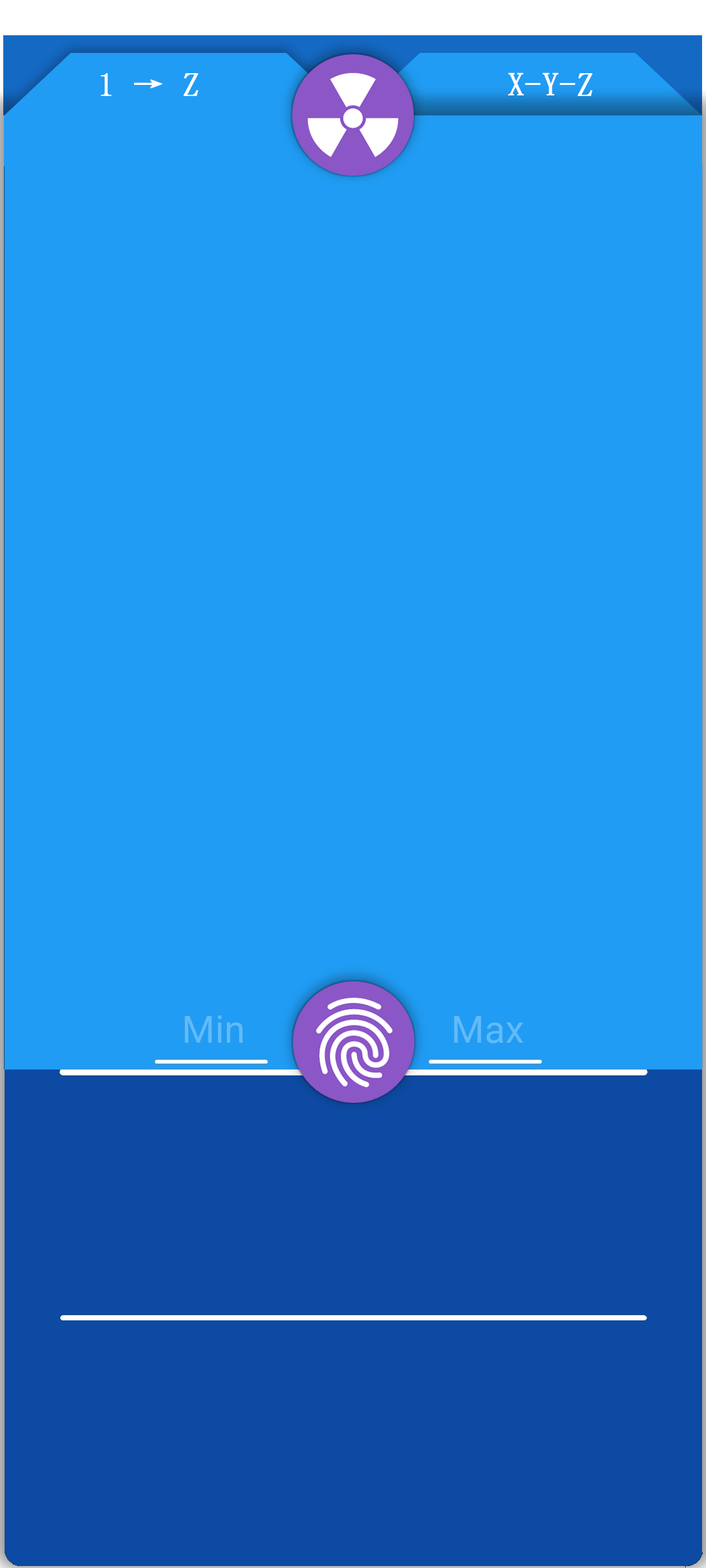
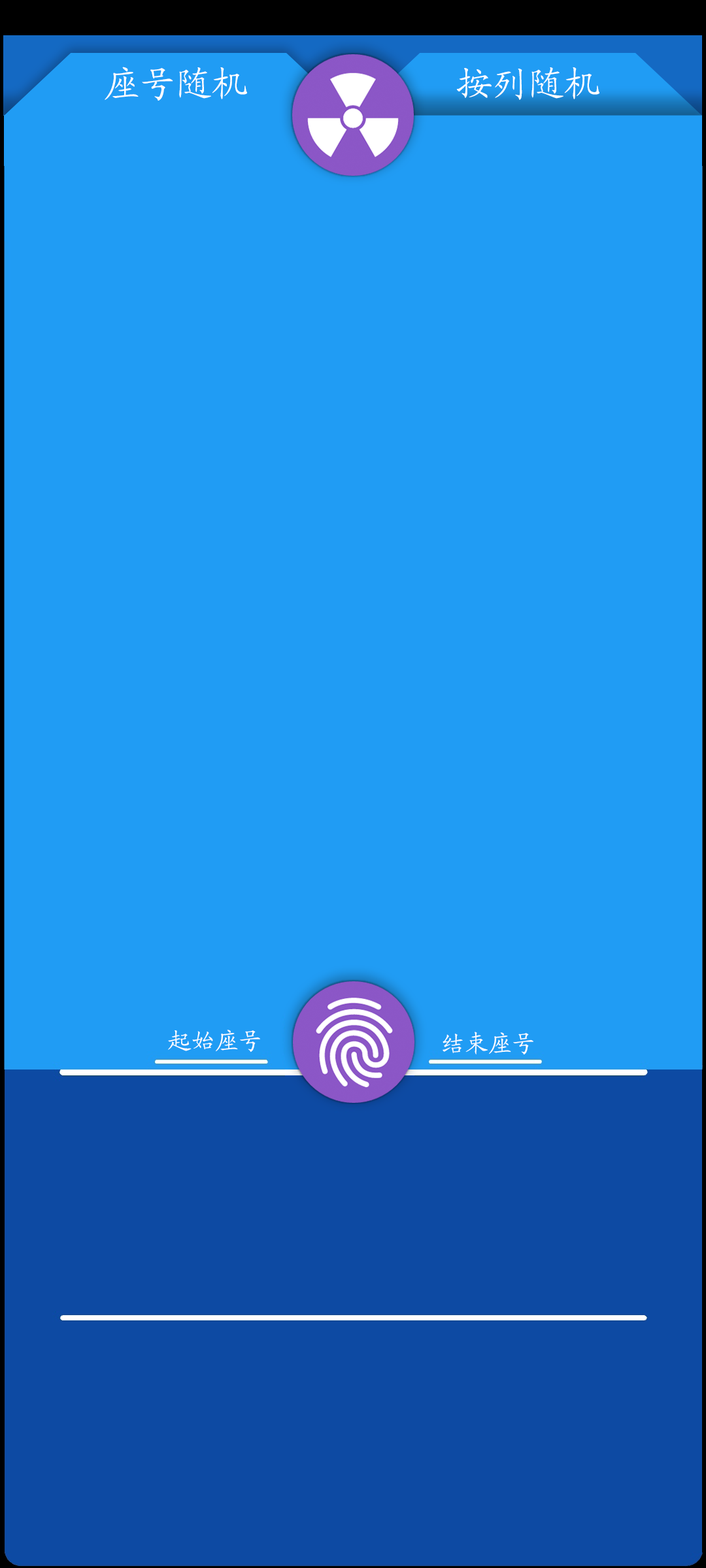
Layers edited between the first and the second 706 × 1568 image:
renamed "X-Y-Z" to "按列随机", painted on it over [456, 67, 600, 100]
renamed "1 → Z" to "座号随机", painted on it over [100, 66, 247, 101]
added layer "起始座号" above "结束座号" over [167, 1029, 261, 1052]
added layer "结束座号" above "1-Z上个版本" over [442, 1031, 534, 1055]
painted on "left" (2nd of 2, in "1-Z") over [175, 1008, 526, 1054]
added layer "底色" in group "1-Z" over [0, 0, 706, 1568]
